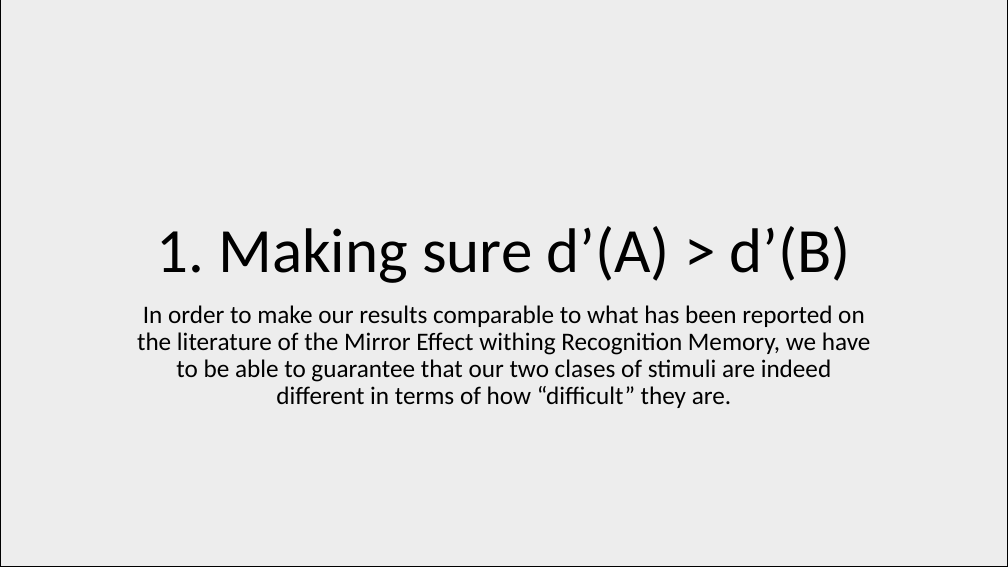
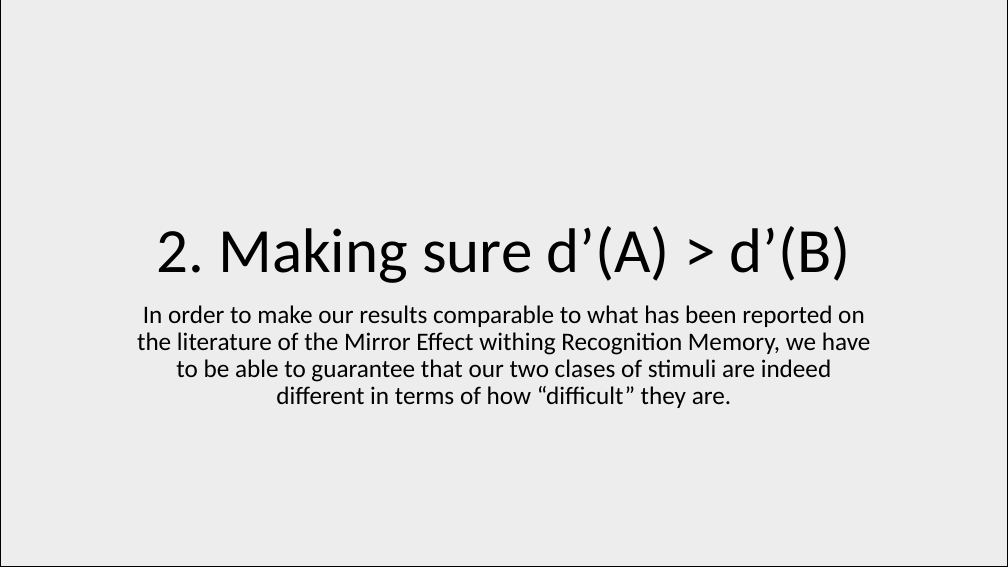
Before and after one commit to Adrifelcha/afchavez-019, a slide deck: slide 41 of MichaelLee/SDT Mirror Effect/Paper 1/BayesianSDTmodeling_Overview.pptx (slide 19 before the commit). Drawn at 1008x567 pixels with LibreOffice and Linux fonts; fonts in the diff are those of the drawing. Boxes give left, top, right and bottom in pixels: in the first picture for what was removed or moved away, otherwise in the second. Text is boxed around its words. In the diff, an @@ line names an element or a change of style, - is before the commit and + after.

```diff
--- a/MichaelLee/SDT Mirror Effect/Paper 1/BayesianSDTmodeling_Overview.pptx
+++ b/MichaelLee/SDT Mirror Effect/Paper 1/BayesianSDTmodeling_Overview.pptx
@@ title at (x1=156, y1=226, x2=851, y2=283): text changed @@
-1. Making sure d’(A) > d’(B)
+2. Making sure d’(A) > d’(B)
```
Also in this commit, not shown: 20 other slides changed, 32 slides added, 12 slides removed, 43 other files.
